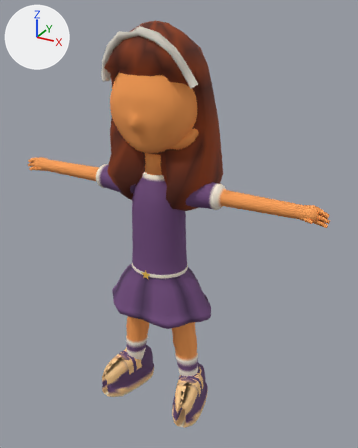
One commit to the glTF model public/v2/models/kid_diva.glb: the scene before it, then after it.
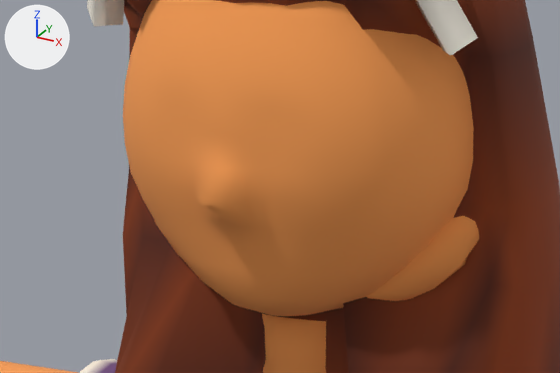
Each version appears first whole from a camera (50 mm lens) standing at (2.32, -3.81, 4.03) and looking at (0.12, 0.2, 2.02), and next in a close-up on the part from 22% to 61% of the width and 17% to 37% of the height. Lighting does not change. The marker at upper left points along +X, +Y and +Z. The last two pictures show the newer version. Objects named as collision shapes, trigger or cutter boxes, shadow casters or lower levels of detail are left out. Vertices at exactly the same position are counted once.

The older version as bpy lines, for what is in view:
```python
me_kid_diva_lod0_mesh_001 = bpy.data.meshes.new('kid_diva_LOD0_Mesh.001')
me_kid_diva_lod0_mesh_001.from_pydata(...)  # 3668 vertices, 6988 faces; spans x -1.62..1.62, y -0.45..0.66, z 0.01..3.92
# faces by material slot: [2314, 4122, 480, 72]
me_kid_diva_lod0_mesh_001.materials.append(mat_m_body)
me_kid_diva_lod0_mesh_001.materials.append(mat_m_uniform)
me_kid_diva_lod0_mesh_001.materials.append(mat_m_hair)
me_kid_diva_lod0_mesh_001.materials.append(mat_m_accessory)
ob_kid_diva_lod0 = bpy.data.objects.new('kid_diva_LOD0', me_kid_diva_lod0_mesh_001)
ob_kid_diva_lod0.location = (0.0, 0.0, 0.0)
```
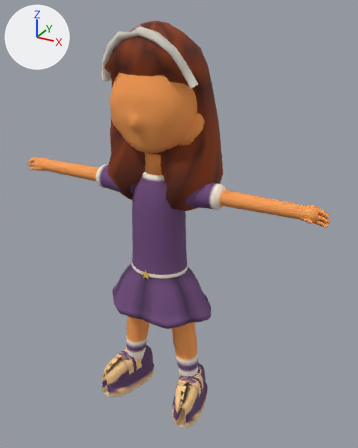
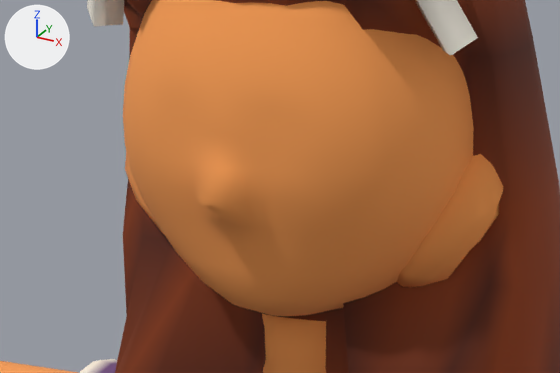
What differs and where, as boxes [x1, y1, x2, y2] in the close-ups (560 x 373 px; the box of a moved part takes in the faces that stretch with it):
part 1 of me_kid_diva_lod0_mesh_001, moved or reshaped: before [154, 216, 479, 301]; after [125, 152, 503, 287]

The change, as a list of edits to the scene's bpy script:
```text
Change me_kid_diva_lod0_mesh_001:
    where me_kid_diva_lod0_mesh_001.from_pydata(...)  # 3668 vertices, 6988 faces; spans x -1.62..1.62, y -0.45..0.66, z 0.01..3.92
    used by ob_kid_diva_lod0; location = (0.0, 0.0, 0.0)
    me_kid_diva_lod0_mesh_001 part 1: 194 of 3668 vertices moved; they spanned x -0.45..0.45, y -0.11..0.19, z 2.77..3.11 and now span x -0.49..0.49, y -0.11..0.19, z 2.89..3.23; mean shift (0.0, 0.0, 0.12); largest move (-0.03, 0.01, 2.8) -> (0.23, 0.01, 2.92)
```
